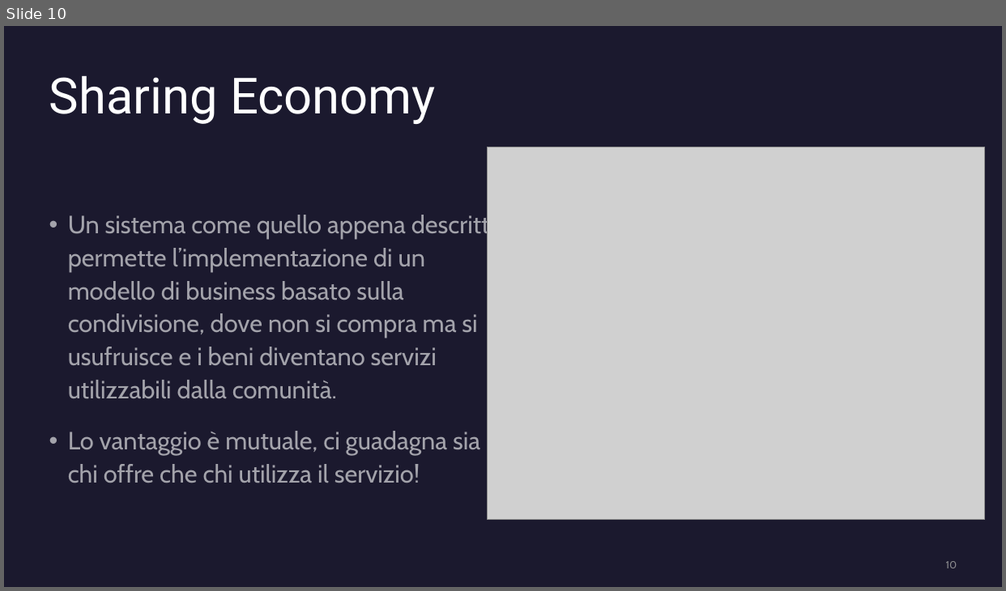
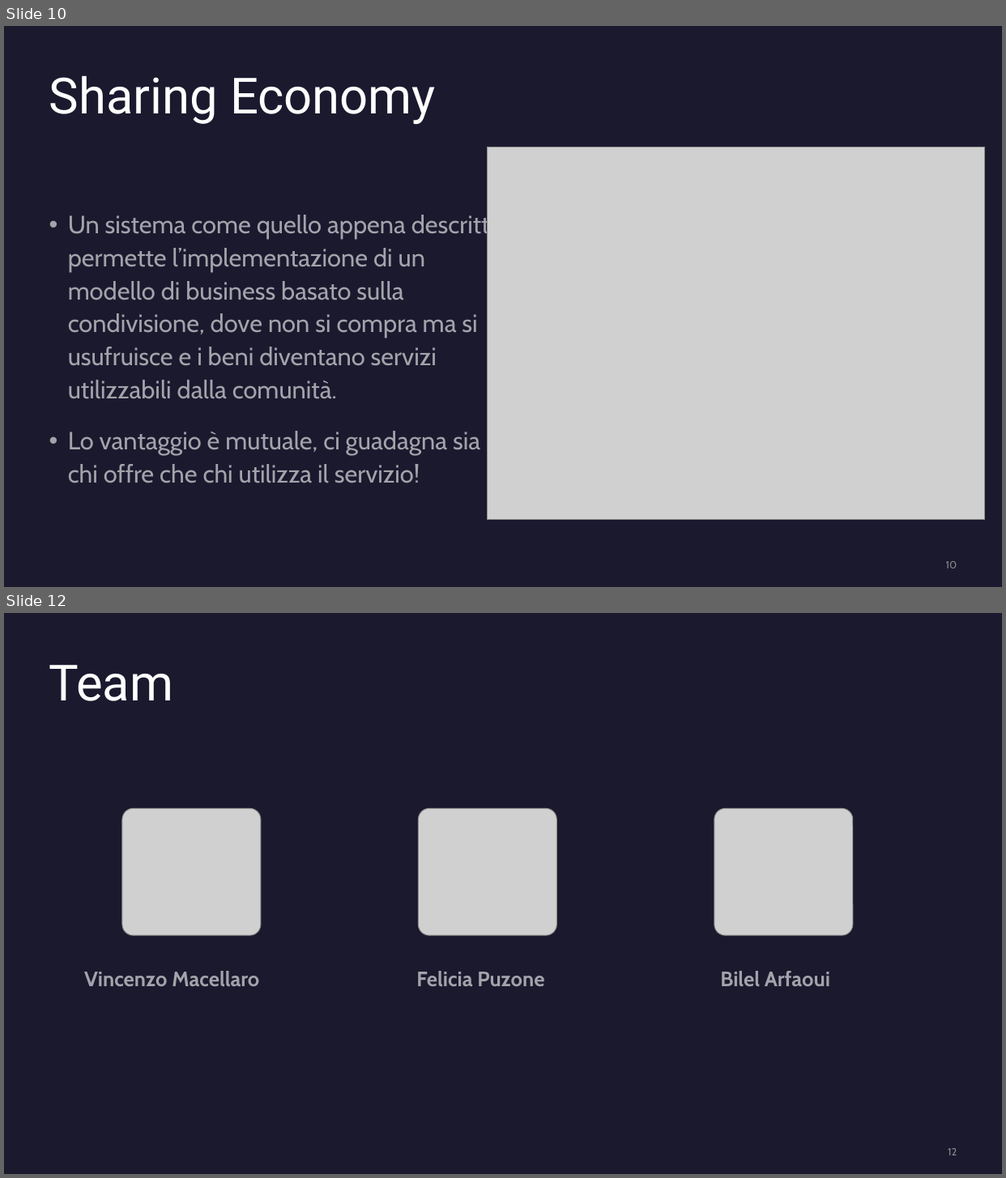
Before and after one commit to felicia-puzone/smart-office-project, a slide deck: Smart Office Doc/Smart Office.pptx. Shown one above the other, each under a label of ours: slide 10 before the commit, slides 10 and 12 after it; the slides between them are not shown. The pictures are 1006x591 and 1006x1178 pixels, drawn with LibreOffice and Linux fonts; fonts in the diff are those of the drawing; grey boxes stand for pictures. Boxes give left, top, right and bottom in pixels: in the first picture for what was removed or moved away, otherwise in the second. Text is boxed around its words. In the diff, an @@ line names an element or a change of style, - is before the commit and + after.

```diff
--- a/Smart Office Doc/Smart Office.pptx
+++ b/Smart Office Doc/Smart Office.pptx
@@ slide 12 added at (4, 613, 1002, 1174), background #1B192E @@
@@ title added at (49, 665, 173, 701), 48 pt, text #FFFFFF @@
+Team
@@ picture added at (122, 808, 261, 935) @@
@@ picture added at (418, 808, 556, 935) @@
@@ picture added at (714, 808, 853, 935) @@
@@ text added at (84, 971, 259, 986), 20 pt, text #FFFFFF at 60% opacity, bold @@
+Vincenzo Macellaro
@@ text added at (416, 971, 544, 986), 20 pt, text #FFFFFF at 60% opacity, bold @@
+Felicia Puzone
@@ text added at (720, 971, 830, 986), 20 pt, text #FFFFFF at 60% opacity, bold @@
+Bilel Arfaoui
@@ page number added at (948, 1148, 957, 1156), 10 pt, text #A6A6A6 at 80% opacity @@
+12
```
Also in this commit, not shown: 3 slides changed, 1 other slide added, 9 slides removed, 4 other files.
